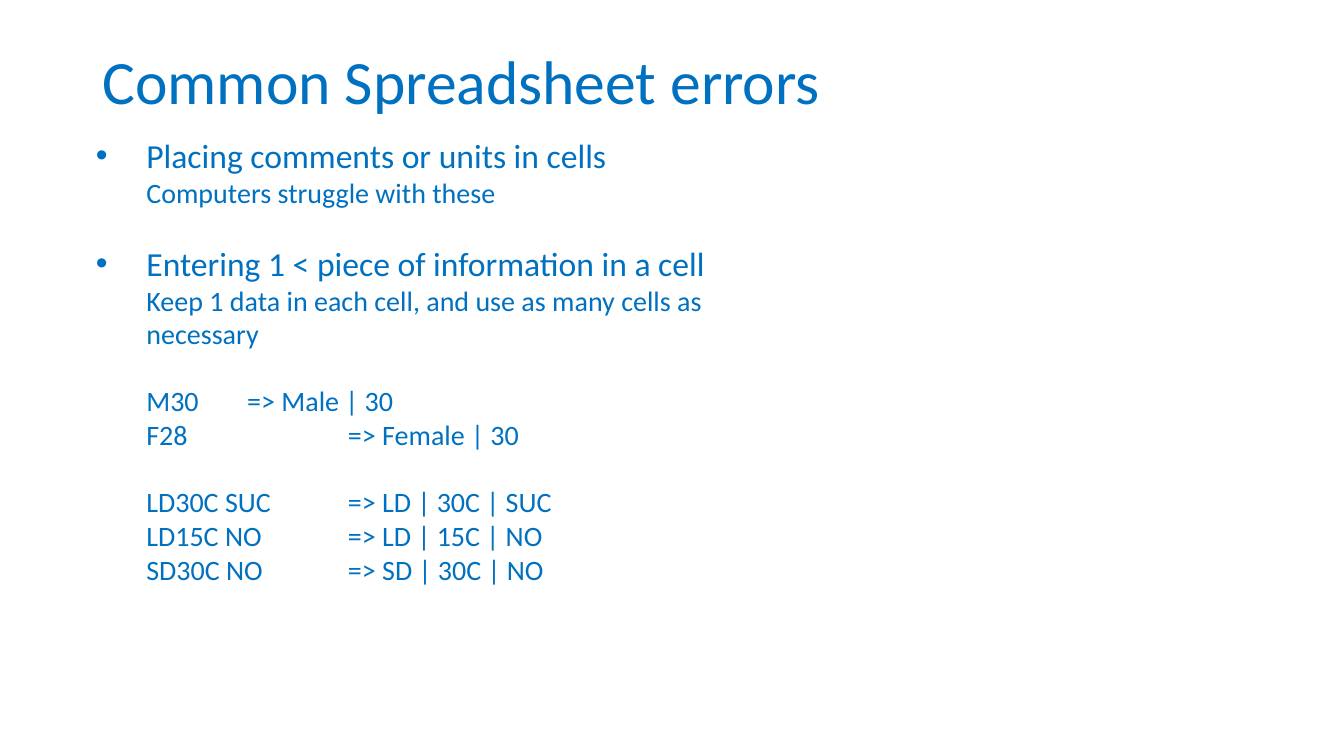
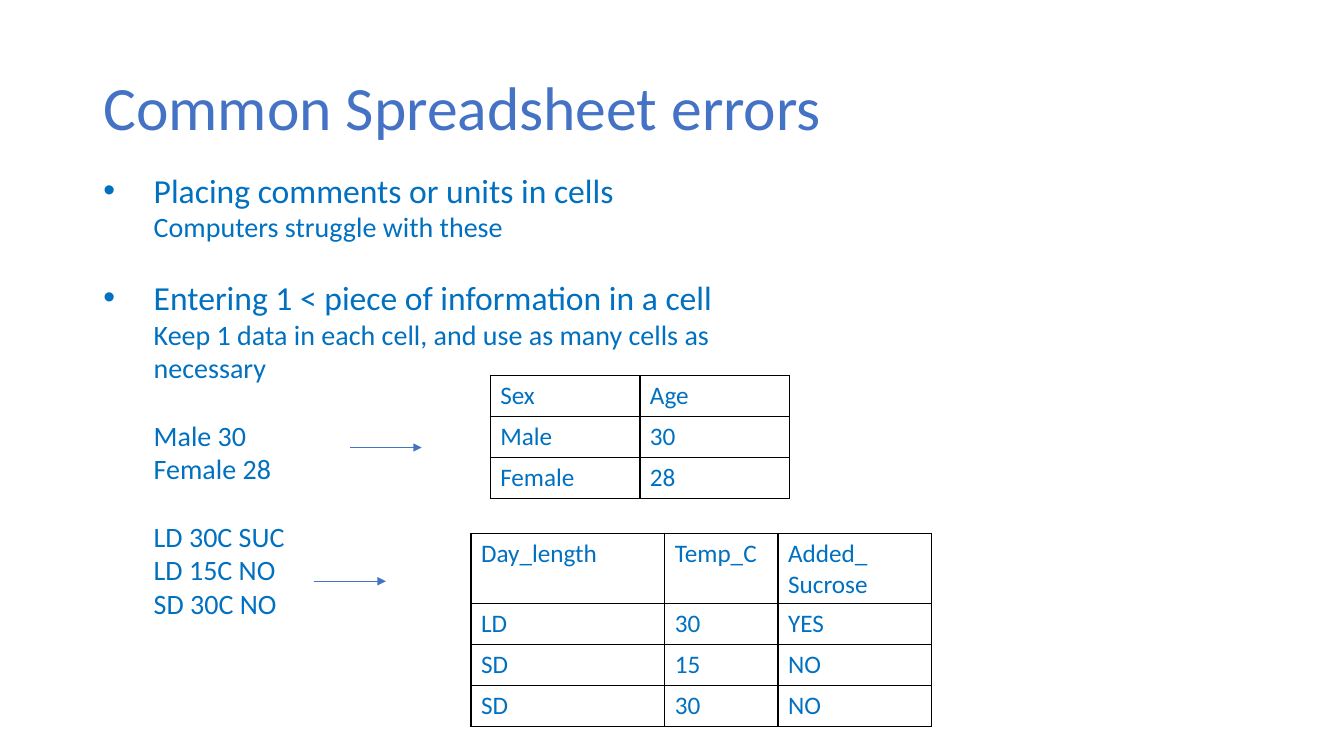
Before and after one commit to tzielins/private-fair-for-busy-biologists, a slide deck: slide 14 of instructors/03_Data-in-excel_v3.3.pptx. Drawn at 1344x756 pixels with LibreOffice and Linux fonts; fonts in the diff are those of the drawing; background and template pictures are left out. Boxes give left, top, right and bottom in pixels: in the first picture for what was removed or moved away, otherwise in the second. Text is boxed around its words. In the diff, an @@ line names an element or a change of style, - is before the commit and + after.

```diff
--- a/instructors/03_Data-in-excel_v3.3.pptx
+++ b/instructors/03_Data-in-excel_v3.3.pptx
@@ title "Common Spreadsheet errors" moved from (x1=102, y1=61, x2=819, y2=114) to (x1=103, y1=87, x2=820, y2=140) @@
@@ title "Common Spreadsheet errors" at (x1=103, y1=87, x2=820, y2=140): text colour #0070C0 to #4472C4 @@
@@ text "Placing comments or units in ..." moved from (x1=146, y1=144, x2=704, y2=580) to (x1=154, y1=179, x2=712, y2=615) @@
@@ table added at (x1=490, y1=376, x2=790, y2=499), 3 rows, 2 columns @@
+Sex | Age
+Male | 30
+Female | 28
@@ text at (x1=154, y1=426, x2=285, y2=615): text changed @@
-  M30 => Male | 30
-  F28 => Female | 30
-  LD30C SUC => LD | 30C | SUC
-  LD15C NO => LD | 15C | NO
-  SD30C NO => SD | 30C | NO
+  Male 30
+  Female 28
+  LD 30C SUC
+  LD 15C NO
+  SD 30C NO
@@ arrow added from (350, 448) to (421, 448), #4472C4 0.5 pt @@
@@ table added at (x1=471, y1=533, x2=931, y2=727), 4 rows, 3 columns @@
+Day_length | Temp_C | Added_ Sucrose
+LD | 30 | YES
+SD | 15 | NO
+SD | 30 | NO
@@ arrow added from (315, 582) to (386, 582), #4472C4 0.5 pt @@
```
Also in this commit, not shown: 14 other slides changed, 2 slides added, 1 slide removed.
